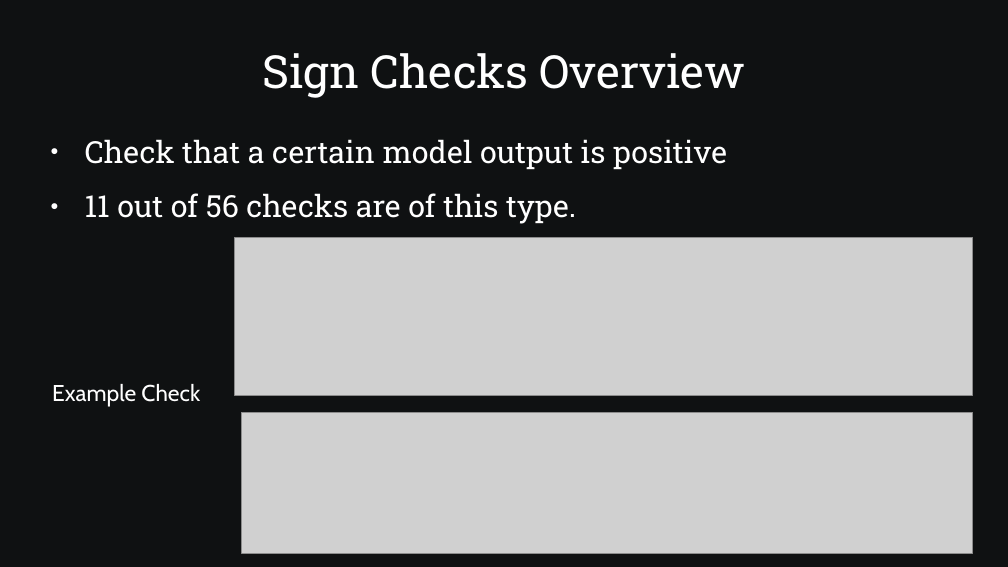
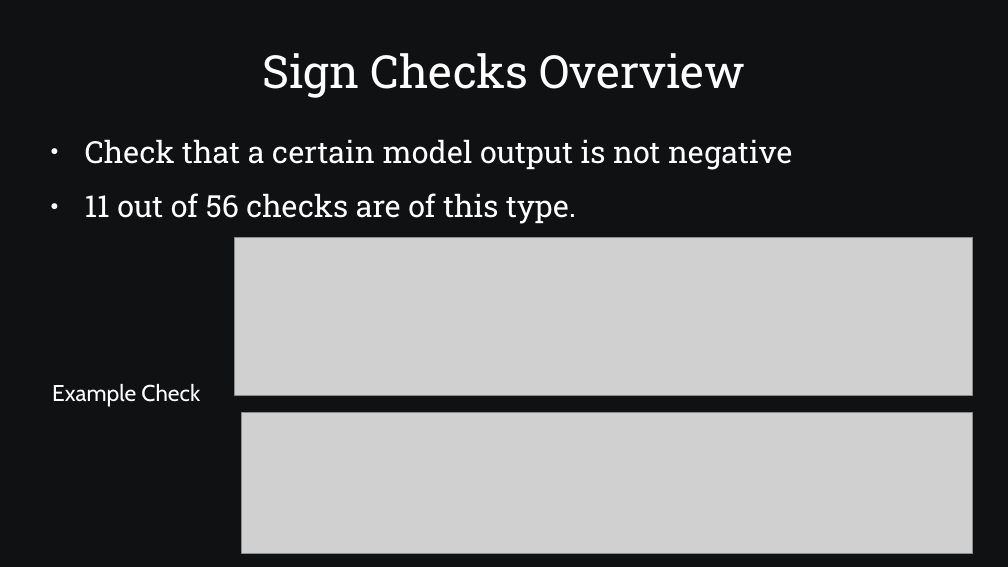
Before and after one commit to SamAllen06/lake_temp_work, a slide deck: slide 19 of documentation/for_collaborators/AnalysisOverview.pptx. Drawn at 1008x567 pixels with LibreOffice and Linux fonts; fonts in the diff are those of the drawing; grey boxes stand for pictures. Boxes give left, top, right and bottom in pixels: in the first picture for what was removed or moved away, otherwise in the second. Text is boxed around its words. In the diff, an @@ line names an element or a change of style, - is before the commit and + after.

```diff
--- a/documentation/for_collaborators/AnalysisOverview.pptx
+++ b/documentation/for_collaborators/AnalysisOverview.pptx
@@ text at <box>85,139,792,170</box>: text changed @@
-● Check that a certain model output is positive
+● Check that a certain model output is not negative
```
Also in this commit, not shown: 18 other slides changed, 1 slide added, 1 other file.
